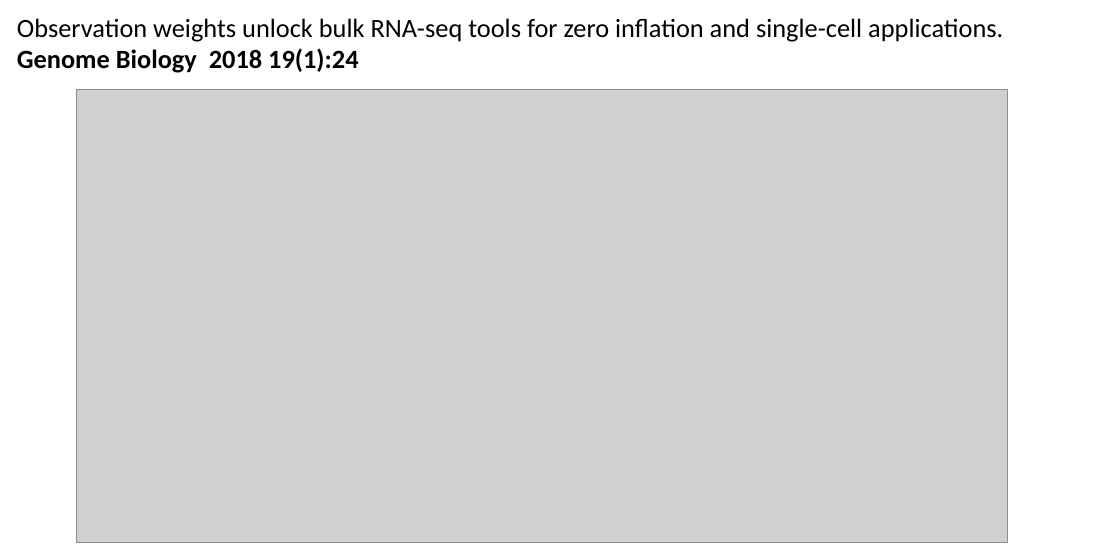
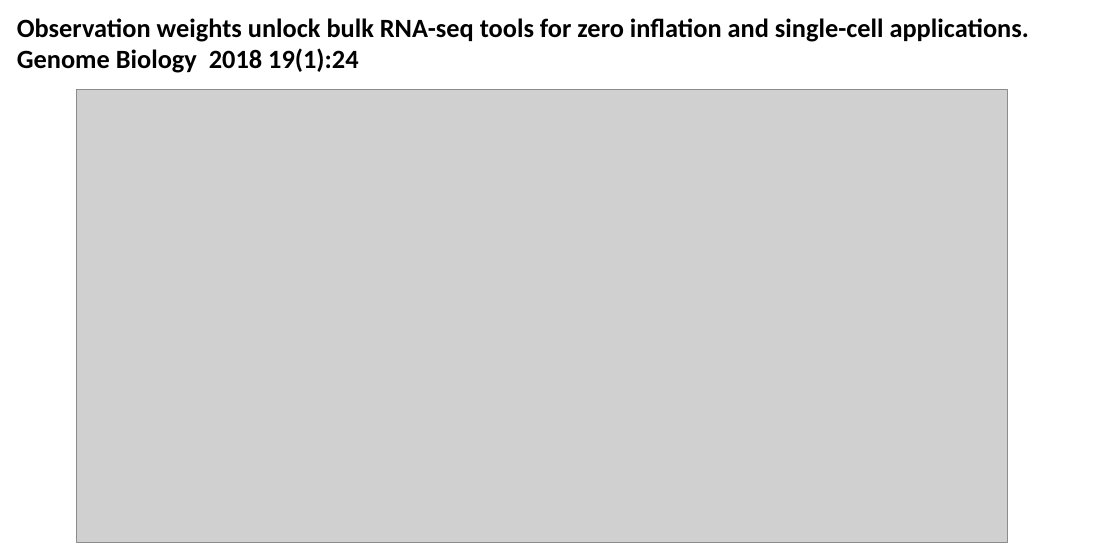
Before and after one commit to statOmics/statOmics.github.io, a slide deck: slide 1 of pages/figs/zinbwave-zingeR.pptx. Drawn at 1120x560 pixels with LibreOffice and Linux fonts; fonts in the diff are those of the drawing; grey boxes stand for pictures. Boxes give left, top, right and bottom in pixels: in the first picture for what was removed or moved away, otherwise in the second. Text is boxed around its words. In the diff, an @@ line names an element or a change of style, - is before the commit and + after.

```diff
--- a/pages/figs/zinbwave-zingeR.pptx
+++ b/pages/figs/zinbwave-zingeR.pptx
@@ text at box(17, 18, 1029, 42): bold on in "Observation weights unlock bulk RNA-seq tools for ..." @@
```
Also in this commit, not shown: 5 other files.
